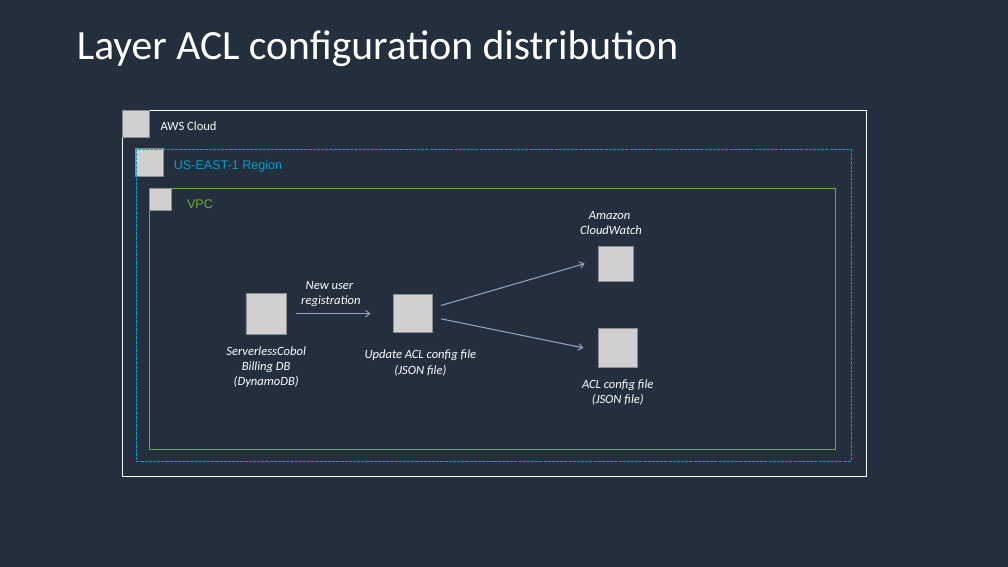
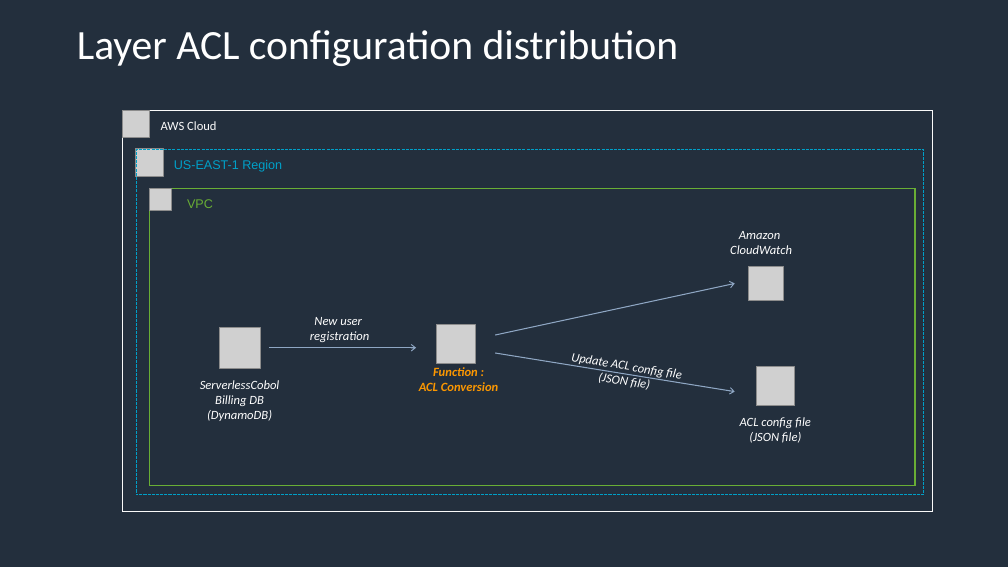
Before and after one commit to Sand-jrd/HelloPipepline, a slide deck: slide 10 of DOCS/Overall Pipeline architecturev3.pptx. Drawn at 1008x567 pixels with LibreOffice and Linux fonts; fonts in the diff are those of the drawing; grey boxes stand for pictures. Boxes give left, top, right and bottom in pixels: in the first picture for what was removed or moved away, otherwise in the second. Text is boxed around its words. In the diff, an @@ line names an element or a change of style, - is before the commit and + after.

```diff
--- a/DOCS/Overall Pipeline architecturev3.pptx
+++ b/DOCS/Overall Pipeline architecturev3.pptx
@@ rectangle "AWS Cloud": place and size @@
-rectangle "AWS Cloud" at (123, 110, 866, 476)
+rectangle "AWS Cloud" at (123, 110, 932, 512)
@@ rectangle "US-EAST-1 Region": place and size @@
-rectangle "US-EAST-1 Region" at (136, 150, 851, 461)
+rectangle "US-EAST-1 Region" at (136, 150, 924, 495)
@@ rectangle "VPC": place and size @@
-rectangle "VPC" at (150, 188, 836, 450)
+rectangle "VPC" at (150, 188, 916, 485)
@@ text "Amazon": place and size @@
-text "Amazon" at (580, 211, 642, 234)
+text "Amazon" at (730, 231, 792, 254)
@@ picture: place and size @@
-picture at (599, 247, 634, 281)
+picture at (749, 266, 783, 301)
@@ arrow moved from (442, 306) - (585, 264) to (495, 335) - (735, 284) @@
@@ picture: place and size @@
-picture at (246, 293, 287, 334)
+picture at (219, 327, 260, 368)
@@ text "New user": place and size @@
-text "New user" at (301, 281, 360, 306)
+text "New user" at (310, 317, 369, 342)
@@ picture: place and size @@
-picture at (393, 294, 432, 333)
+picture at (436, 324, 475, 363)
@@ arrow moved from (296, 314) - (371, 314) to (269, 348) - (416, 348) @@
@@ arrow moved from (442, 319) - (584, 348) to (495, 353) - (735, 392) @@
@@ text "Update ACL config file": place and size @@
-text "Update ACL config file" at (365, 349, 477, 376)
+text "Update ACL config file" at (571, 353, 645, 388)
@@ text "Update ACL config file" at (571, 353, 645, 388): rotation 0 to 9 degrees @@
@@ text "ServerlessCobol": place and size @@
-text "ServerlessCobol" at (226, 346, 306, 387)
+text "ServerlessCobol" at (200, 380, 280, 421)
@@ text added at (419, 367, 498, 391), 12 pt, text #FB9701, bold, italic @@
+Function :
+ACL Conversion
@@ picture: place and size @@
-picture at (599, 328, 637, 367)
+picture at (756, 367, 795, 405)
@@ text "ACL config file": place and size @@
-text "ACL config file" at (582, 379, 654, 405)
+text "ACL config file" at (740, 417, 811, 443)
```
Also in this commit, not shown: 2 other slides changed.
